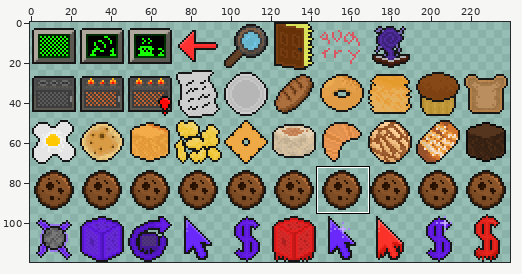
Sprite sheet: SMS_minSheet.png. The picture above shows the old version from afar; the outline marks the close-up.
Close-up. Earlier state:
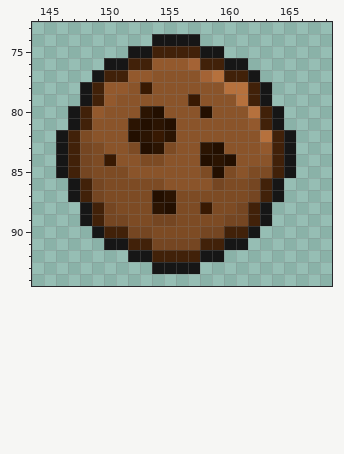
The file is 480x240 pixels, drawn in blocks of 2x2; one block is one cell here. Colours within 5 levels of each other are drawn and written as one. Shown: x 144..168, y 73..94. The commit also changed other parts of the picture, which this record leaves out.
The same view after the edit:
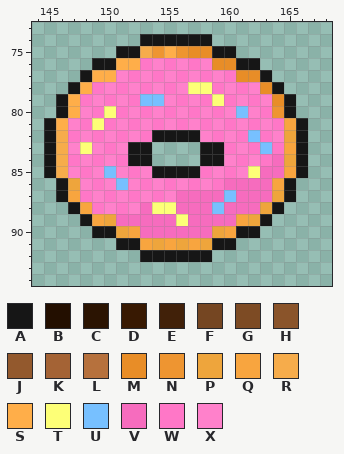
Palette (. is transparent): A #161616  B #230f00  C #2b1402  D #381902  E #412109  F #754622  G #7d4b24  H #8a542a  J #93592d  K #a46335  L #b6713d  M #e88d27  N #ee9531  P #eea53c  Q #f8a53f  R #f6ac4b  S #ffae49  T #fdff77  U #77c0ff  V #f66cbe  W #ff77c7  X #ff81cb
Difference:
Changed rows in their new state; - is an unchanged pixel.
first column x 145:
74 --------A----A--------
75 ------A-RNSNMM-A------
76 ----A-SSWXWXWXMM-A----
77 ---ASSXWXWXWXWXWMMA---
78 --ASWXWXWXWXTTWXWXMA--
79 -ASWXWXWUUXWXWTWXWXMA-
80 -ASXWTWXWXWXWXWXUXWNA-
81 ASXWTWXWXWXWXWXWXWXWQA
82 ARWXWXWXWAAAAXWXWUWXPA
83 ARXTXWXAA....AAWXWUWQA
84 ARWXWXWAA....AAXWXWVPA
85 ARXWXUXWXAAAAWXWXTVVQA
86 -APXWXUXWXWXWXWVVVVQA-
87 -AQWXWXWXWXVVVVUVVVPA-
88 --AQWXWXVTTVVVUVVVPA--
89 ----QPVVVVVTVVVVQP----
90 -----APQVVVVVVPQA-----
91 -----.-AQPQPQPA-.-----
92 -------.-AAAA-.-------
93 ---------....---------
